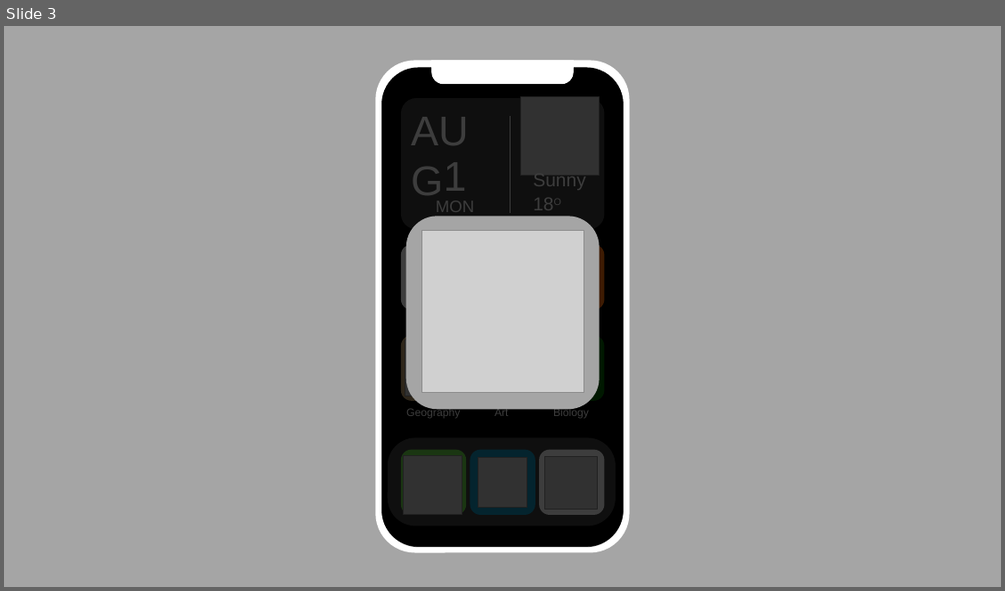
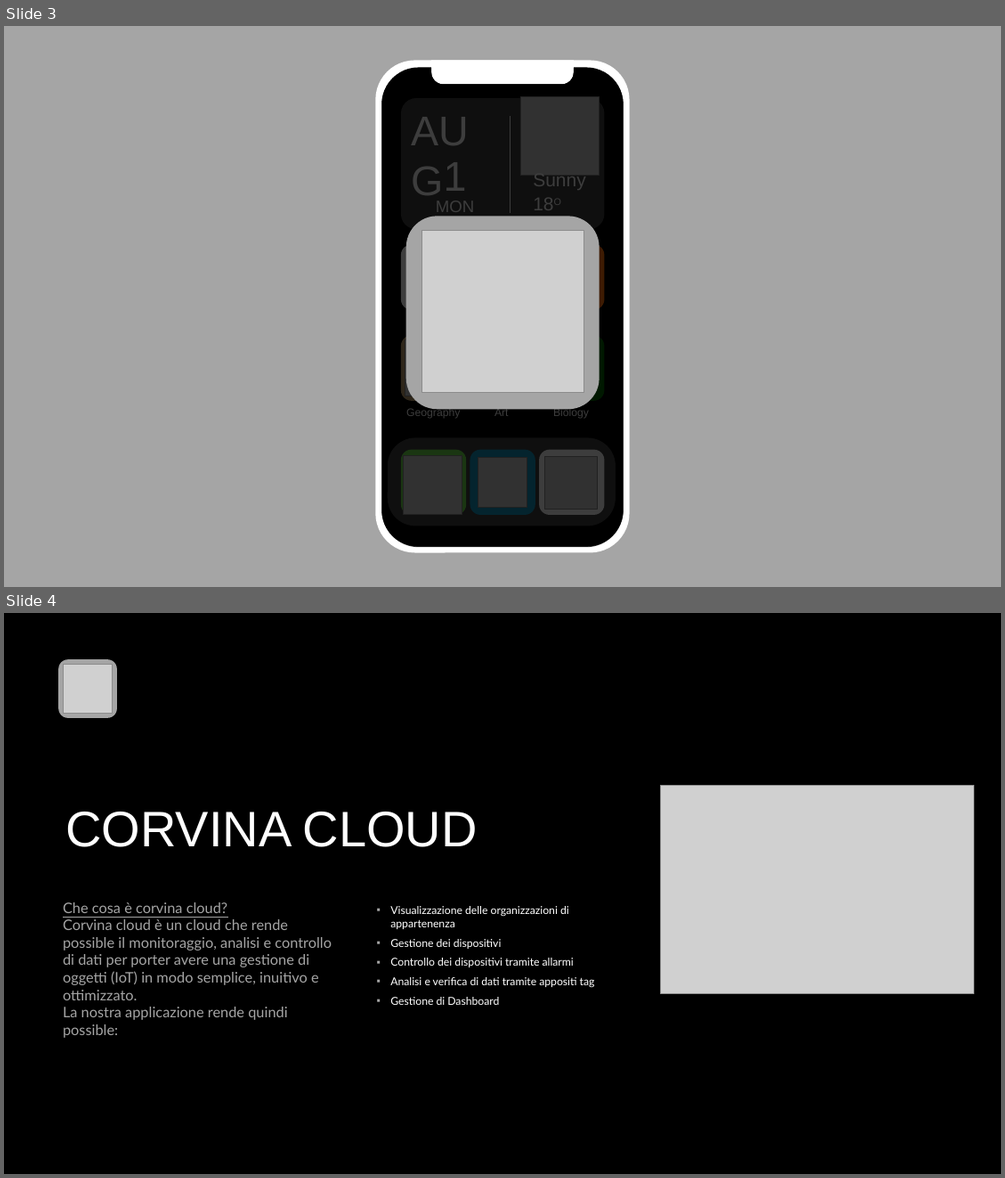
Before and after one commit to Corvina-project/CorvinaProject, a slide deck: presentazione.pptx. Shown one above the other, each under a label of ours: slide 3 before the commit, slides 3 and 4 after it. The pictures are 1005x591 and 1005x1178 pixels, drawn with LibreOffice and Linux fonts; fonts in the diff are those of the drawing; grey boxes stand for pictures; background and template pictures are left out. Boxes give left, top, right and bottom in pixels: in the first picture for what was removed or moved away, otherwise in the second. Text is boxed around its words. In the diff, an @@ line names an element or a change of style, - is before the commit and + after.

```diff
--- a/presentazione.pptx
+++ b/presentazione.pptx
@@ slide 4 added at [4,613,1001,1174], background #000000 @@
@@ rounded rectangle added at [58,659,117,718], fill #A5A5A5 @@
@@ picture added at [63,664,112,713] @@
@@ picture added at [661,785,974,994] @@
@@ text added at [65,811,477,847], 48 pt, text #FFFFFF @@
+CORVINA CLOUD
@@ text added at [63,902,332,1020], 14 pt, text #A5A5A5 @@
+Che cosa è corvina cloud?
+Corvina cloud è un cloud che rende possible il monitoraggio, analisi e controllo di dati per porter avere una gestione di oggetti (IoT) in modo semplice, inuitivo e ottimizzato.
+La nostra applicazione rende quindi possible:
@@ text added at [390,906,595,1005], 10.5 pt, text #FFFFFF @@
+▪ Visualizzazione delle organizzazioni di appartenenza
+▪ Gestione dei dispositivi
+▪ Controllo dei dispositivi tramite allarmi
+▪ Analisi e verifica di dati tramite appositi tag
+▪ Gestione di Dashboard
```
Also in this commit, not shown: 1 slide removed.
